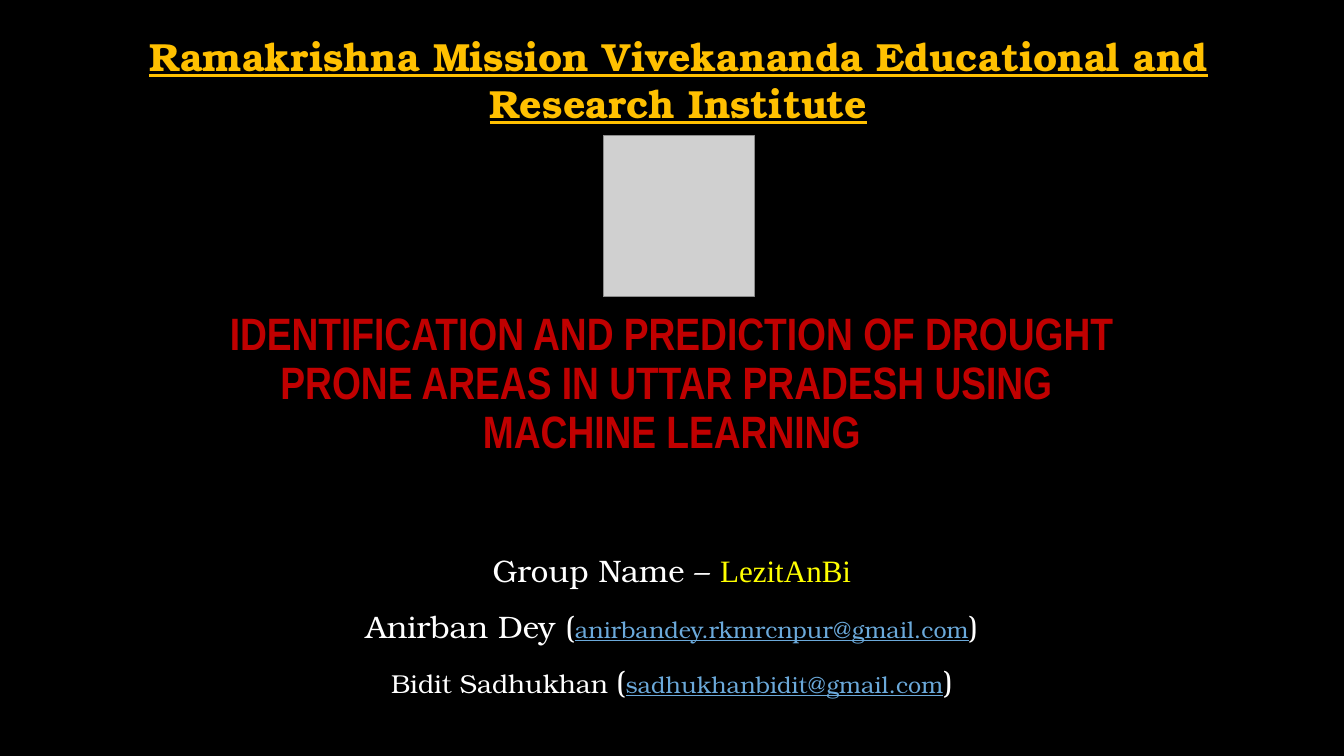
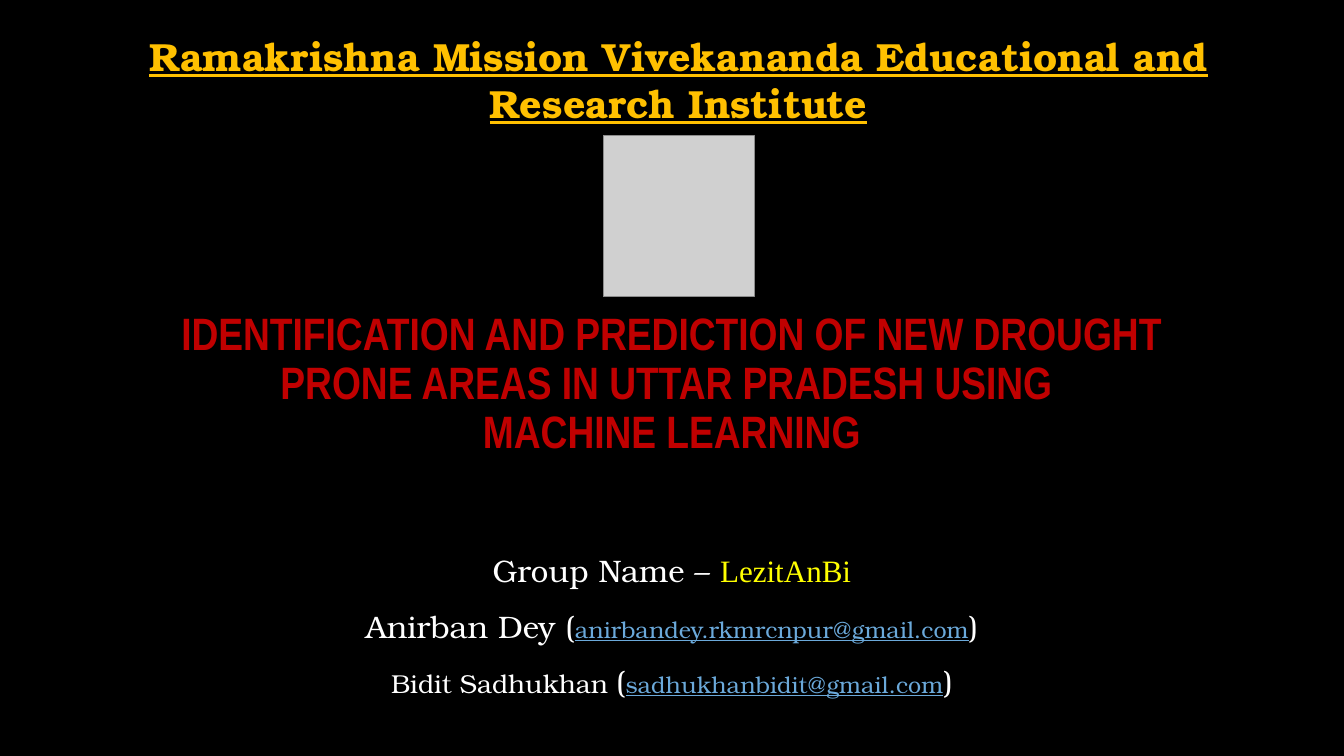
Before and after one commit to biditsadhukhan/machine_learning_project, a slide deck: slide 1 of Project_Proposal/ML_PPT.pptm. Drawn at 1344x756 pixels with LibreOffice and Linux fonts; fonts in the diff are those of the drawing; grey boxes stand for pictures; background and template pictures are left out. Boxes give left, top, right and bottom in pixels: in the first picture for what was removed or moved away, otherwise in the second. Text is boxed around its words. In the diff, an @@ line names an element or a change of style, - is before the commit and + after.

Commit message:
PPT Added

```diff
--- a/Project_Proposal/ML_PPT.pptm
+++ b/Project_Proposal/ML_PPT.pptm
@@ title at box(181, 318, 1162, 449): text changed @@
-IDENTIFICATION AND PREDICTION OF DROUGHT PRONE AREAS IN UTTAR PRADESH USING
-MACHINE LEARNING
+IDENTIFICATION AND PREDICTION OF NEW DROUGHT PRONE AREAS IN UTTAR PRADESH USING
+MACHINE LEARNING
```
